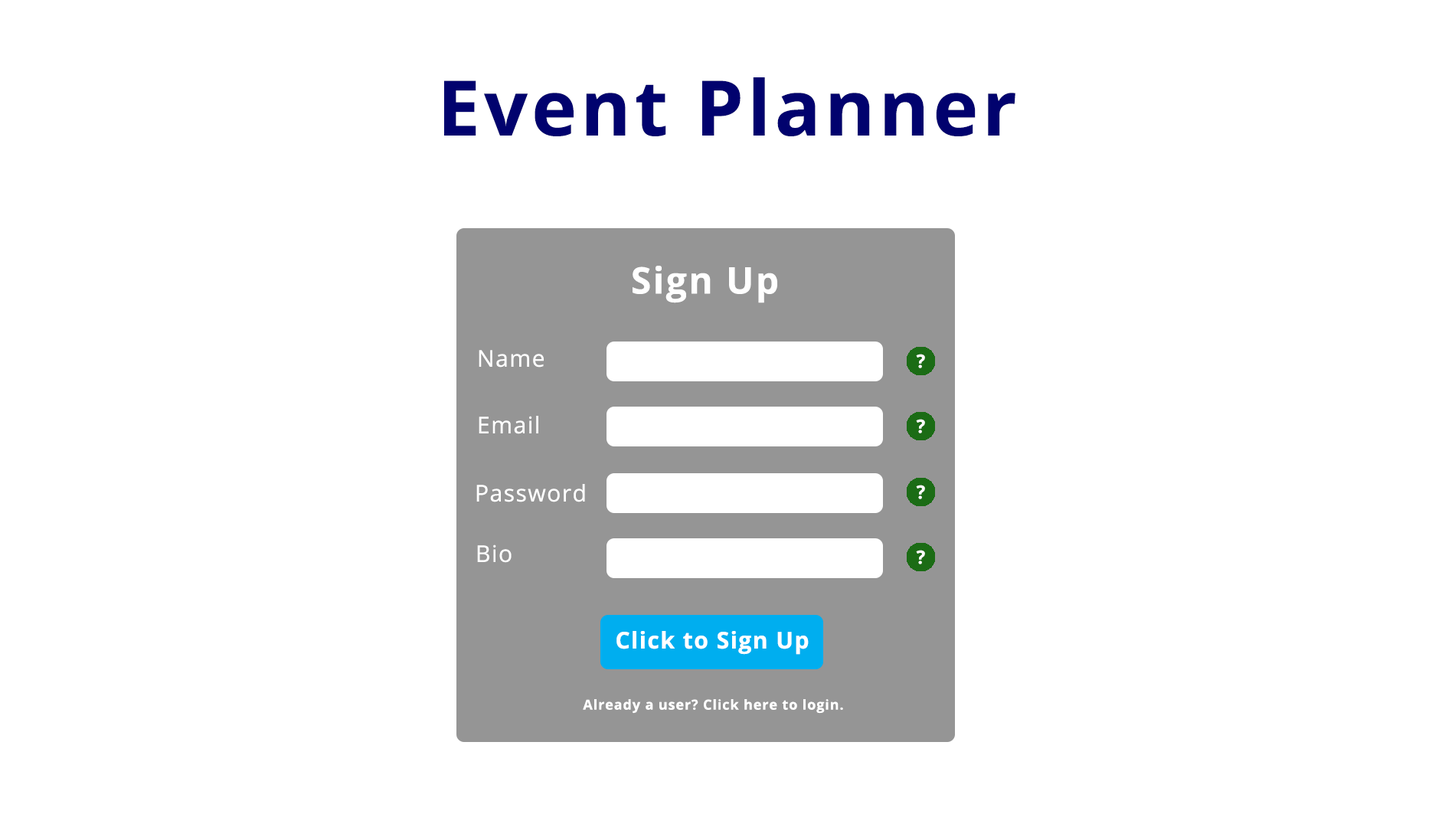
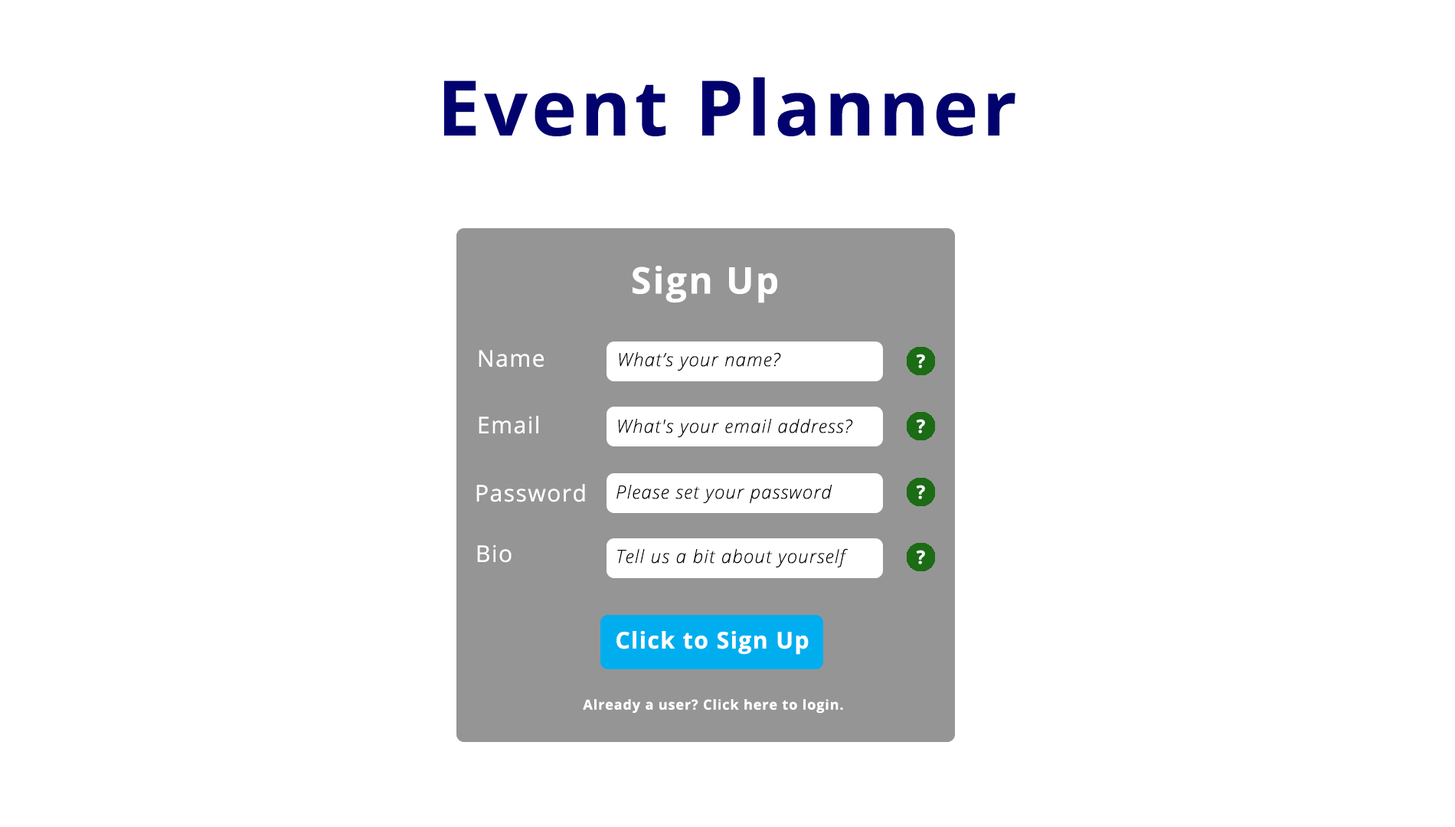
Layer changes from the first 1455 x 827 image to the second:
added layer "Tell us a bit about yourself" above "Please set your password" over [617, 548, 848, 569]
added layer "Please set your password" above "What's your email address?" over [616, 484, 833, 504]
added layer "What's your email address?" above "What’s your name?" over [617, 418, 854, 439]
added layer "What’s your name?" above "bio-signup" over [618, 352, 782, 372]
